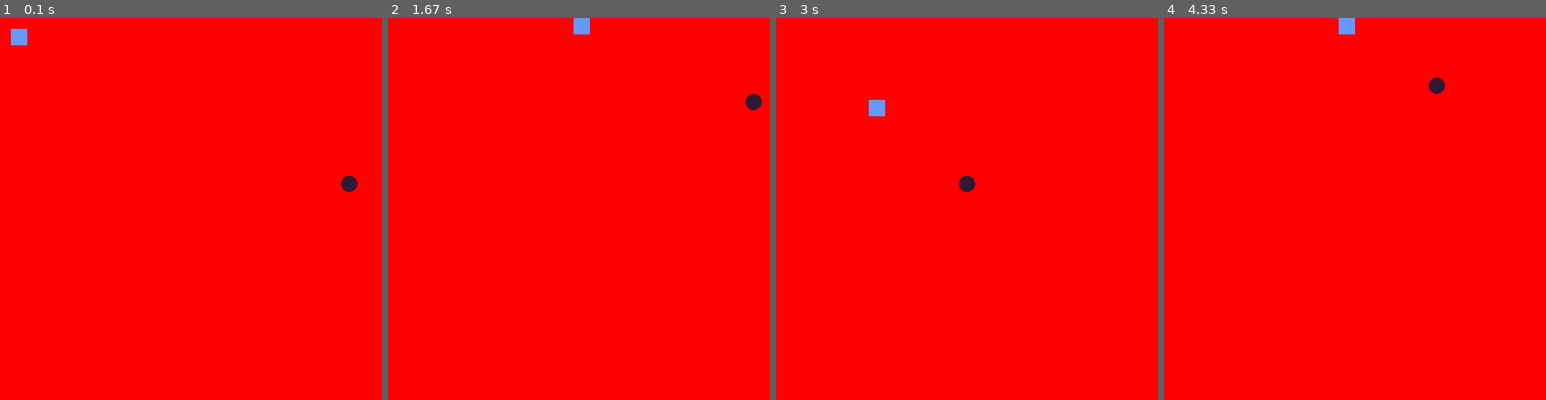
Above: before the commit, frames 1-4 (left to right).
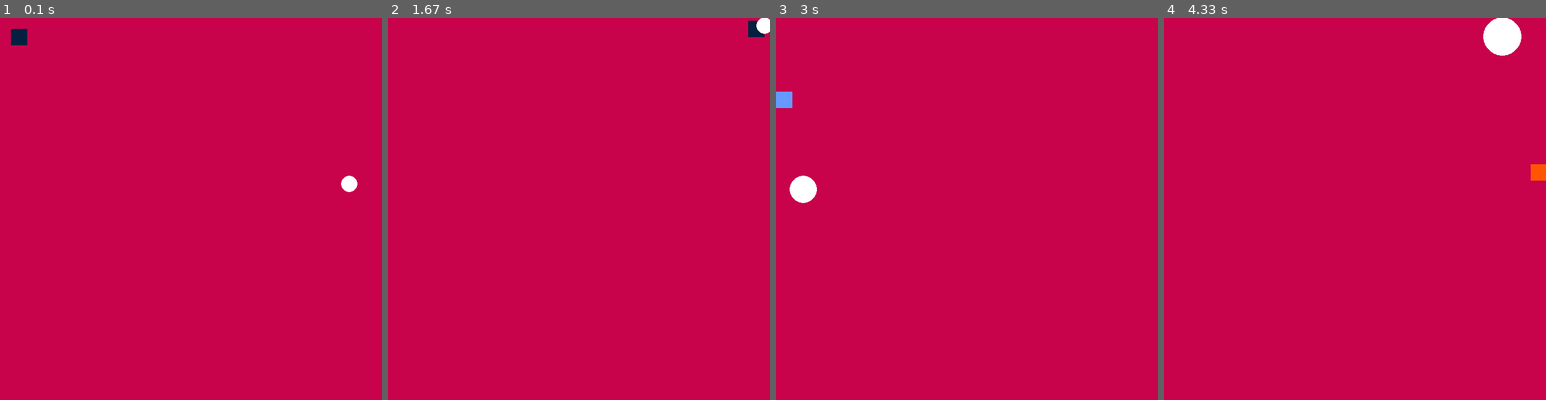
Above: after the commit, the same moments.

Repository: Micahhhhhhhh/Micah_Game-Design-E
Game: pygame game, started from Sq_Cr_game.py
Two runs of this game, one before a commit and one after it. Both use one fixed random seed, a clock stepped at 60 frames per second and the inputs below.
Inputs:
- Up to frame 1 (0.1 s): no input
- Up to frame 2 (1.67 s): tap S at 0.33 s; hold Right 0.67-1.13 s; hold D 0.67-1.13 s; hold Up 1.17-1.47 s; hold W 1.17-1.47 s; hold Right from 1.5 s (still down); hold D from 1.5 s (still down)
- Up to frame 3 (3 s): release Right at 1.97 s; release D at 1.97 s; hold Left 2-2.53 s; hold A 2-2.53 s; hold Down 2.57-2.87 s; hold S 2.57-2.87 s; hold Left from 2.9 s (still down); hold A from 2.9 s (still down)
- Up to frame 4 (4.33 s): release Left at 3.3 s; release A at 3.3 s; hold Up 3.33-3.7 s; hold W 3.33-3.7 s; hold Right from 3.73 s (still down); hold D from 3.73 s (still down)

The runs differ from the first frame. In frame 1, 100% of the frame differs, in the area x 0-100%, y 0-100%; in frame 2, 100%; in frame 3, 100%; in frame 4, 100%.

Commit message:
INST Code

Diff:
--- /dev/null
+++ b/LearningFont.py
@@ -0,0 +1,24 @@
+#MICAH ROBINSON
+# 3/21/2022
+
+import pygame,time
+pygame.init()
+wind=pygame.display.set_mode((700,700))
+pygame.display.set_caption('testing')
+
+TITLE_FNT=pygame.font.SysFont('comicsans', 20)
+MENU_FNT=pygame.font.SysFont('comicsans', 40)
+INST_FNT=pygame.font.SysFont('times new roman', 25)
+text=TITLE_FNT.render('HELLO', 1, (255,0,0))
+wind.fill((255,255,255))
+wind.blit(text,(50,50))
+text=INST_FNT.render("Write your instructions", 1,(0,255,0))
+text=INST_FNT.render('Use keys A,W,S,D to move the square, and the arrow keys to move the circle.', 1, (255,0,0))
+text=INST_FNT.render('Chase the square around, and try to cover the square', 1, (255,0,0))
+text=INST_FNT.render('If the square is covered, the circle will then recieve a point, and grow bigger', 1, (255,0,0))
+text=INST_FNT.render('The game will continute until the circle covers the whole screen', 1, (255,0,0))
+wind.blit(text,(220,220))
+pygame.display.update()
+
+
+pygame.time.delay(10000)
--- a/Sq_Cr_game.py
+++ b/Sq_Cr_game.py
@@ -15,6 +15,7 @@
 # K_s                   down square
 #initialize pygame
 import os, random, time, pygame
+from sre_constants import JUMP
 #initialize pygame
 pygame.init()
 
@@ -23,7 +24,7 @@
 WIDTH=700
 HEIGHT=700
 check=True #for the while loop
-move=5 #pixels
+move=10 #pixels
 #square variables
 xs=20
 ys=20
@@ -42,12 +43,30 @@
 
 #define colors
 colors={'white':[255,255,255], 'red':[255,0,0], 'aqua':[102,153, 255],
-'orange':[255,85,0],'purple':[48,25,52],'navy':[5,31,64],'pink':[200,3,75]}
+'orange':[255,85,0],'purple':[48,25,52],'navy':[5,31,64],'pink':[200,3,75],'neon green':[127,255,0]}
+#Get colors
+background= colors.get('pink') #background color
+# sq_color=colors.get('aqua') #square color
+#Making random color for square
 
-#Get colors
-background= colors.get('red')
-sq_color=colors.get('aqua')
-cr_color=colors.get('purple')
+randColosr=''
+cr_color=colors.get('white') #circle color
+def changeColor():
+    global randColors
+    colorCheck=True
+    while colorCheck:
+        randColors=random.choice(list(colors))
+        if randColors==background:
+            randColors=random.choice(list(colors))
+        else:
+            colorCheck=False
+
+changeColor()
+sq_color=colors.get(randColors)
+
+MAX=10
+JumpCount=MAX
+JUMP=False
 while check:
     screen.fill(background)
     for case in pygame.event.get():
@@ -60,21 +79,38 @@
         square.x -= move #substract 5 from the x value
     if keys[pygame.K_d] and square.x <WIDTH-wbox:
         square.x += move
-    if keys[pygame.K_w] and square.y >=move:
-        square.y -= move
-    if keys[pygame.K_s] and square.y <HEIGHT-hbox:
-        square.y += move
+    #Jumping part
+    if not JUMP:
+        if keys[pygame.K_w] and square.y >=move:
+            square.y -= move
+        if keys[pygame.K_s] and square.y <HEIGHT-hbox:
+            square.y += move
+        # if keys[pygame.K_space]:
+            JUMP=True
+    else:
+        if JumpCount >= -MAX:
+            square.y -= JumpCount*abs(JumpCount)/2
+            JumpCount-=1
+        else:
+            JumpCount=MAX
+            JUMP=False
 
     if keys[pygame.K_LEFT]  and xc >=rad:
         xc -= move
-    if keys[pygame.K_RIGHT] and xc <WIDTH-wbox:
+    if keys[pygame.K_RIGHT] and xc <WIDTH-rad:
         xc += move
     if keys[pygame.K_UP] and yc >=rad:
         yc -= move
-    if keys[pygame.K_DOWN] and yc <HEIGHT-hbox:
+    if keys[pygame.K_DOWN] and yc <HEIGHT-rad:
         yc += move
 
-
+    checkCollide=square.collidepoint((xc,yc))
+    if checkCollide:
+        square.x=random.randint(wbox, WIDTH-rad)
+        square.y=random.randint(hbox, HEIGHT-rad)
+        changeColor()
+        sq_color=colors.get(randColors)
+        rad += move
 
 
     pygame.draw.rect(screen, sq_color, square)
@@ -82,3 +118,17 @@
 
     pygame.display.update()
     pygame.time.delay(10)
+
+#move for Square
+#Square.x - move = move to left
+#Square.x + move = move to right
+#Square.y - move = Up
+#Square.y + move = down
+
+#move for circle
+#xc - move = left
+#xc + move = right
+#yc - move = Up
+#yc + move= Down
+
+# x * abs(x)
